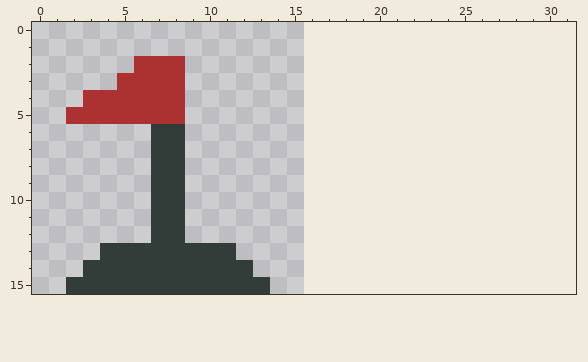
Edited in one commit: pixel-art file (content/art/flag.aseprite). Above is the file before it was changed.
16x16 pixels, 1 frame. The old version is drawn lined up with the new one, on the new canvas.
The same view after the edit:
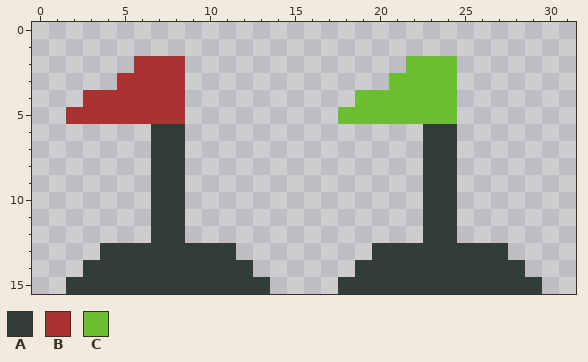
Palette (. is transparent): A #323c39  B #ac3232  C #6abe30
What changed:
canvas 16x16 -> 32x16
@@ x 16..31 @@
  1 ................
- 2 ................
- 3 ................
- 4 ................
- 5 ................
- 6 ................
- 7 ................
- 8 ................
- 9 ................
-10 ................
-11 ................
-12 ................
-13 ................
-14 ................
-15 ................
+ 2 ......CCC.......
+ 3 .....CCCC.......
+ 4 ...CCCCCC.......
+ 5 ..CCCCCCC.......
+ 6 .......AA.......
+ 7 .......AA.......
+ 8 .......AA.......
+ 9 .......AA.......
+10 .......AA.......
+11 .......AA.......
+12 .......AA.......
+13 ....AAAAAAAA....
+14 ...AAAAAAAAAA...
+15 ..AAAAAAAAAAAA..
Where, in picture pixels (left, top, right, bottom), the same in both pictures:
added: (338, 56, 542, 294)
